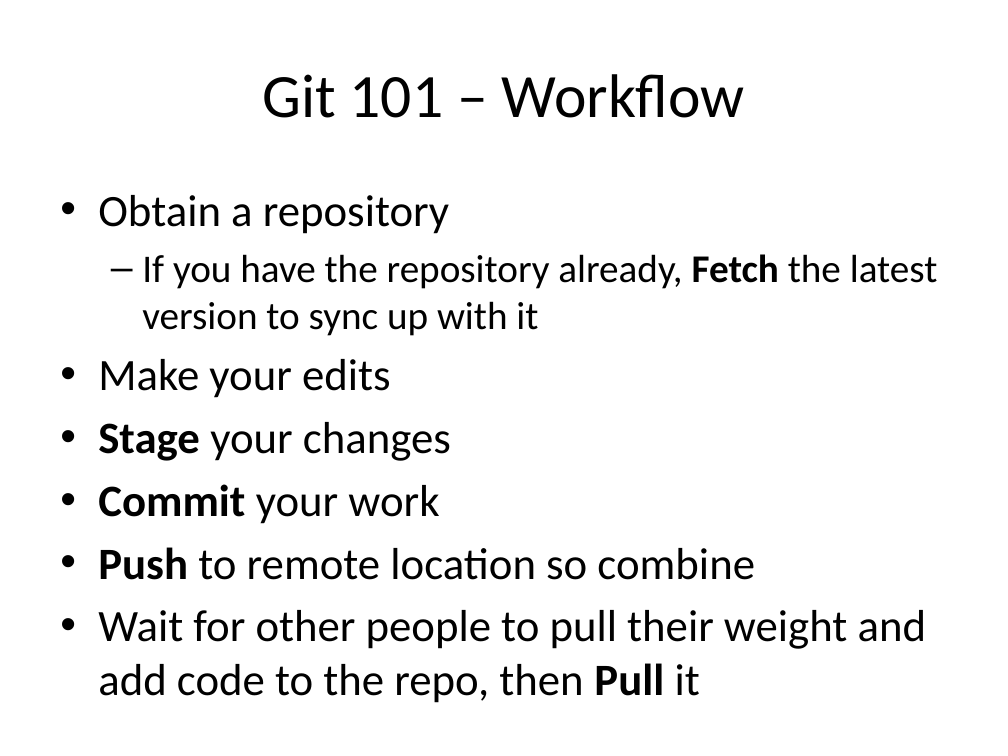
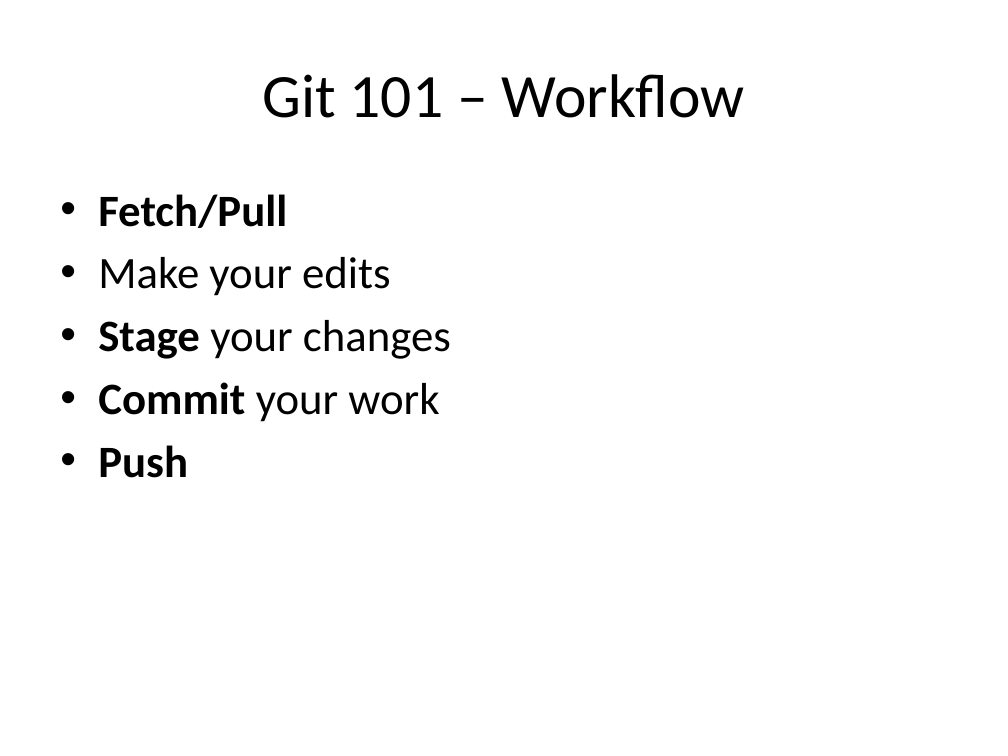
Before and after one commit to sjfricke/IEEE-Mini-Projects-UW-Madison, a slide deck: slide 17 of Tutorial/PowerPoint Versions/Git and using GitHub.pptx (slide 7 before the commit). Drawn at 1008x756 pixels with LibreOffice and Linux fonts; fonts in the diff are those of the drawing. Boxes give left, top, right and bottom in pixels: in the first picture for what was removed or moved away, otherwise in the second. Text is boxed around its words. In the diff, an @@ line names an element or a change of style, - is before the commit and + after.

```diff
--- a/Tutorial/PowerPoint Versions/Git and using GitHub.pptx
+++ b/Tutorial/PowerPoint Versions/Git and using GitHub.pptx
@@ text at (98, 194, 287, 228): text changed; size 28 to 32 pt; bold on @@
-• Obtain a repository
-  – If you have the repository already, Fetch the latest version to sync up with it
+• Fetch/Pull
@@ text at (98, 445, 188, 478): text changed; bold on @@
-• Push to remote location so combine
-• Wait for other people to pull their weight and add code to the repo, then Pull it
+• Push
```
Also in this commit, not shown: 5 other slides changed, 16 slides added, 2 other files.
